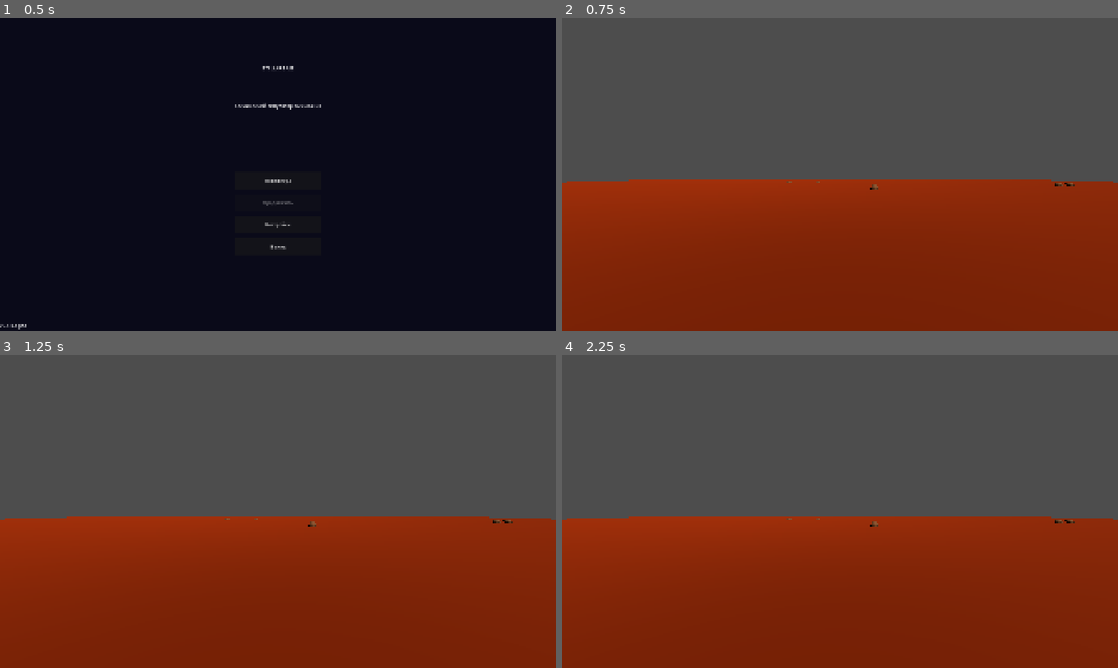
Above: before the commit, frames 1-4 (two rows, left to right).
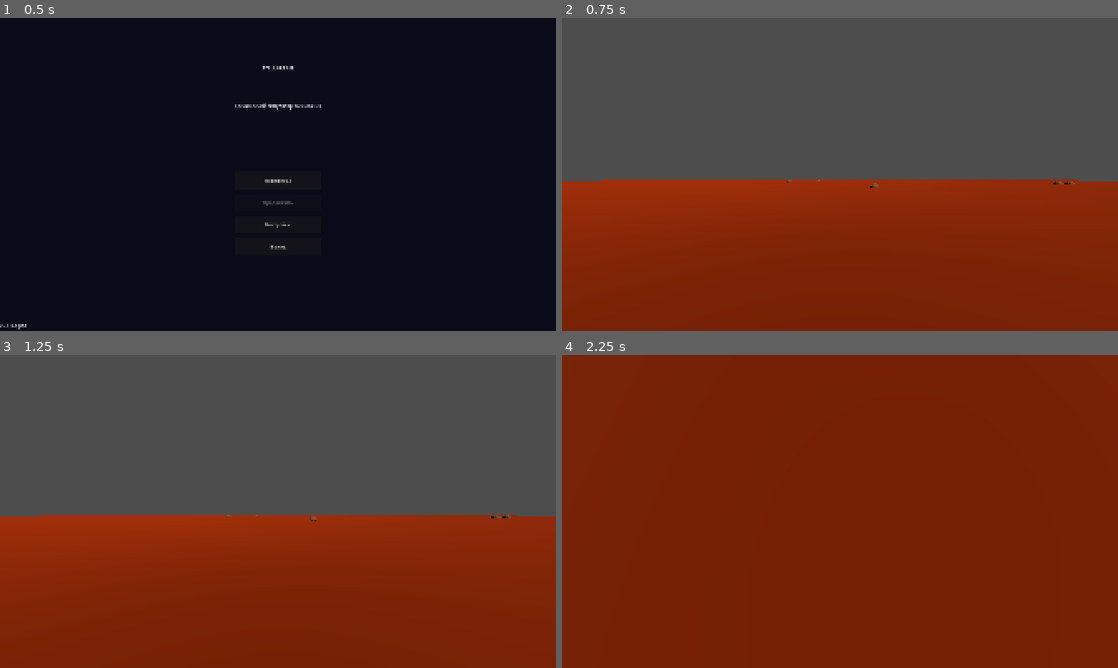
Above: after the commit, the same moments.

Repository: debugmi530-del/stellar-base-game
Game: Godot game, scene res://scenes/main_menu.tscn
Two runs of this game, one before a commit and one after it. Both use one fixed random seed, a clock stepped at 60 frames per second and the inputs below.
Inputs (mouse positions are in pixels of both pictures, inside the frame that each line leads up to):
- Up to frame 1 (0.5 s): no input
- Up to frame 2 (0.75 s): click "Новая игра" at 0.5 s
- Up to frame 3 (1.25 s): no input
- Up to frame 4 (2.25 s): tap Enter at 1.25 s; move the mouse to (962, 495) at 1.27 s; hold D (move_right) 1.28-2 s; hold E (interact) 1.28-2 s; click (962, 495) at 1.42 s; tap Space (jump) at 1.52, 2 s; drag from (728, 527) to (812, 574) at 2.02 s

Frame 1 is identical in both runs. In frame 2, 0.2% of the frame differs, in the area x 0-100%, y 51-55%; in frame 3, 0.6%; in frame 4, 60%, in the area x 0-100%, y 0-66%.
Error in both runs: Invalid assignment of property or key 'stream' with value of type 'AudioStreamOggVorbis' on a base object of type 'null instance'. (res://scripts/audio_manager…

Commit message:
Fix player.gd: remove _update_speed call, fix node paths

Diff:
--- a/scripts/player.gd
+++ b/scripts/player.gd
@@ -4,12 +4,10 @@
 const SPRINT_SPEED = 9.0
 const JUMP_VELOCITY = 5.0
 const GRAVITY = 20.0
-const MOUSE_SENSITIVITY = 0.3
 
 @onready var camera: Camera3D = $Head/Camera3D
 @onready var head: Node3D = $Head
 @onready var interaction_ray: RayCast3D = $Head/Camera3D/InteractionRay
-@onready var oxygen_timer: Timer = $OxygenTimer
 @onready var footstep_player: AudioStreamPlayer3D = $FootstepPlayer
 @onready var suit_audio: AudioStreamPlayer3D = $SuitAudio
 
@@ -21,17 +19,14 @@
 var look_x: float = 0.0
 var look_y: float = 0.0
 var build_mode: bool = false
-var selected_build_item: int = 0
 
 signal oxygen_changed(value)
 signal entered_base
 signal exited_base
-signal interact_with(object)
 
 func _ready():
 	Input.set_mouse_mode(Input.MOUSE_MODE_CAPTURED)
 	oxygen = 100.0
-	_update_speed()
 
 func _physics_process(delta):
 	_handle_gravity(delta)
@@ -77,7 +72,7 @@
 
 func _handle_oxygen(delta):
 	if not in_base:
-		var drain_rate = 2.0 / GameManager.upgrades.get("suit_oxygen", 1)
+		var drain_rate = 2.0 / float(GameManager.upgrades.get("suit_oxygen", 1))
 		oxygen -= drain_rate * delta
 		oxygen = max(oxygen, 0.0)
 		oxygen_changed.emit(oxygen)
@@ -107,18 +102,21 @@
 		if build_mode:
 			toggle_build_mode()
 		else:
-			$"../UI/PauseMenu".toggle_pause()
+			var pause = get_node_or_null("../UI/PauseMenu")
+			if pause:
+				pause.toggle_pause()
 
 func _try_interact():
 	if interaction_ray.is_colliding():
 		var obj = interaction_ray.get_collider()
 		if obj.has_method("interact"):
 			obj.interact(self)
-		interact_with.emit(obj)
 
 func toggle_build_mode():
 	build_mode = !build_mode
-	$"../UI/BuildMenu".visible = build_mode
+	var build_ui = get_node_or_null("../UI/HUD/BuildMenu")
+	if build_ui:
+		build_ui.visible = build_mode
 	if build_mode:
 		Input.set_mouse_mode(Input.MOUSE_MODE_VISIBLE)
 	else:
